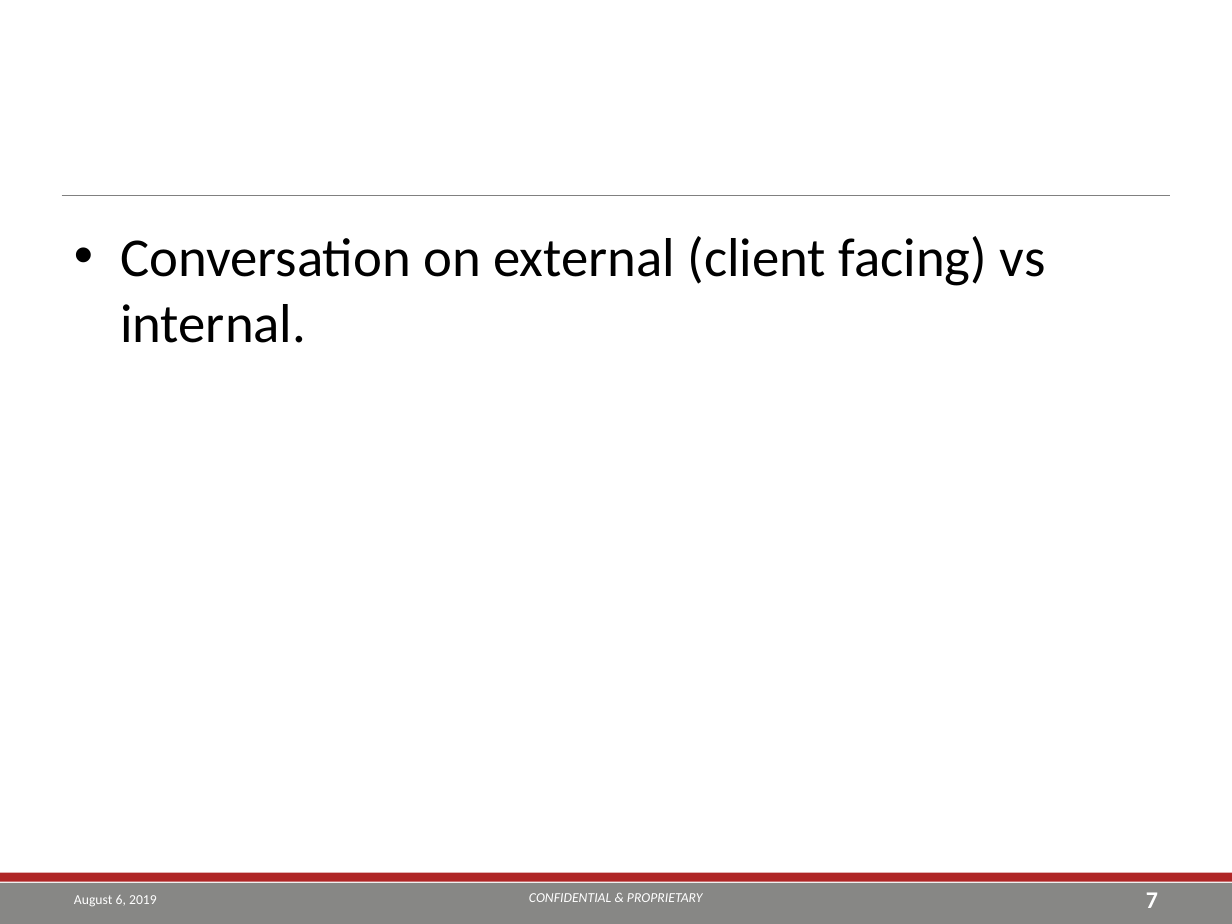
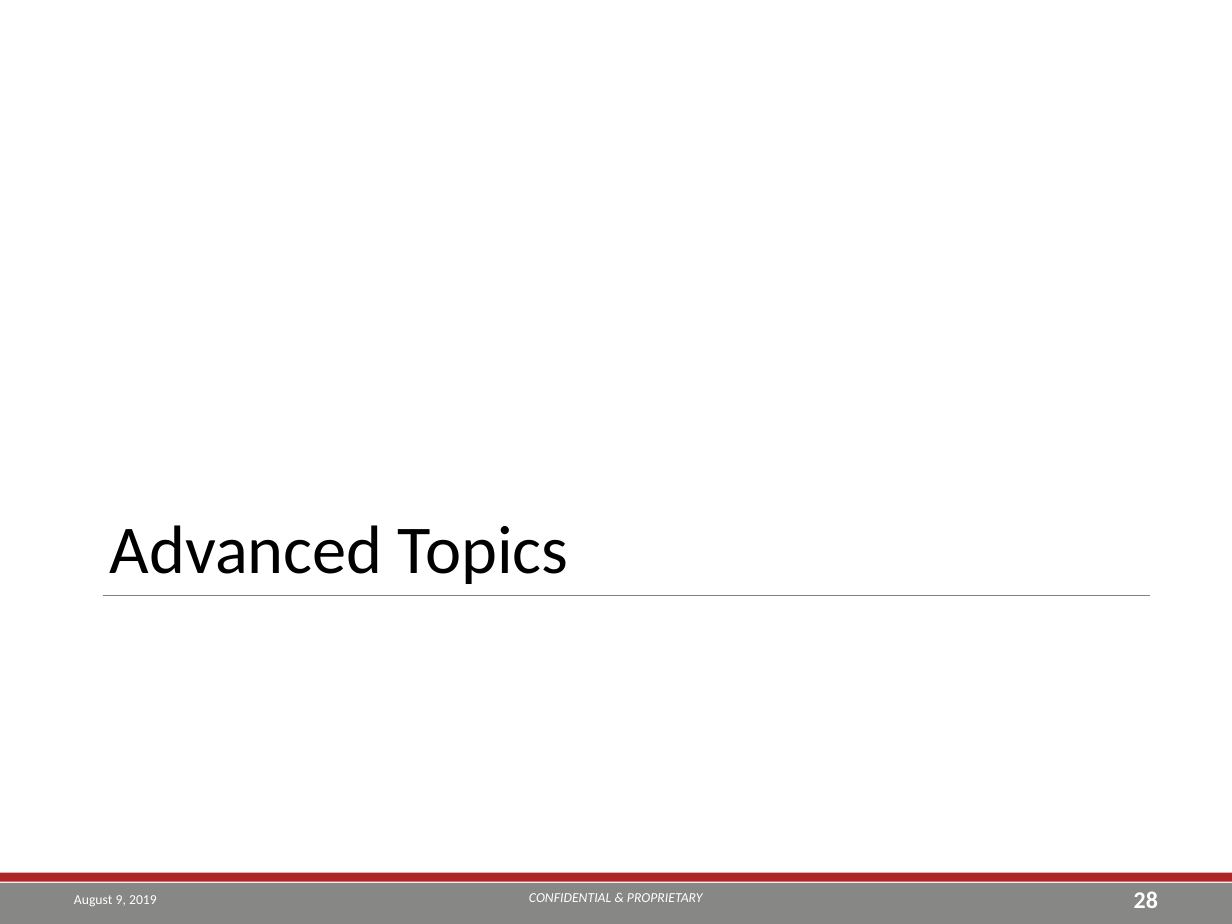
Before and after one commit to TEA-Analytics/ShinyWorkshop, a slide deck: slide 28 of Day 2.pptx (slide 7 before the commit). Drawn at 1232x924 pixels with LibreOffice and Linux fonts; fonts in the diff are those of the drawing; background and template pictures are left out. Boxes give left, top, right and bottom in pixels: in the first picture for what was removed or moved away, otherwise in the second. Text is boxed around its words. In the diff, an @@ line names an element or a change of style, - is before the commit and + after.

```diff
--- a/Day 2.pptx
+++ b/Day 2.pptx
@@ text removed at [120, 236, 1046, 343] @@
-• Conversation on external (client facing) vs internal.
@@ text added at [110, 525, 568, 584], 40 pt, text #000000 @@
+Advanced Topics
@@ line moved from (62, 195) - (1170, 195) to (102, 595) - (1149, 595) @@
@@ text at [74, 895, 157, 906]: text changed @@
-August 6, 2019
+August 9, 2019
@@ page number at [1134, 891, 1158, 908]: text changed @@
-7
+28
```
Also in this commit, not shown: 8 other slides changed, 21 slides added, 3 other files.
